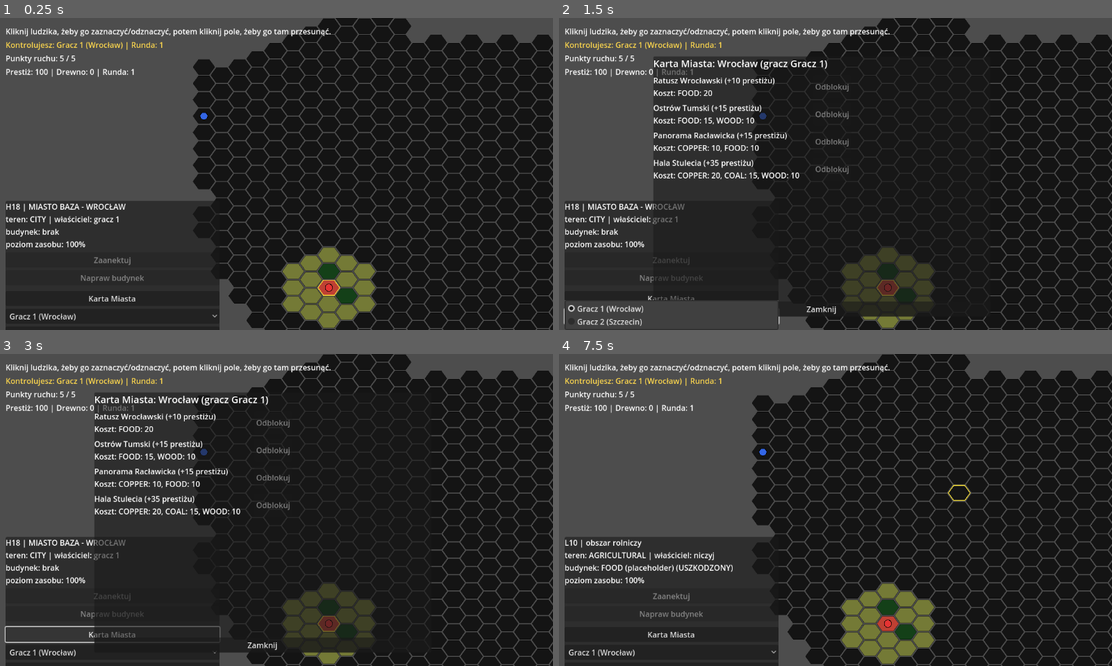
Above: before the commit, frames 1-4 (two rows, left to right).
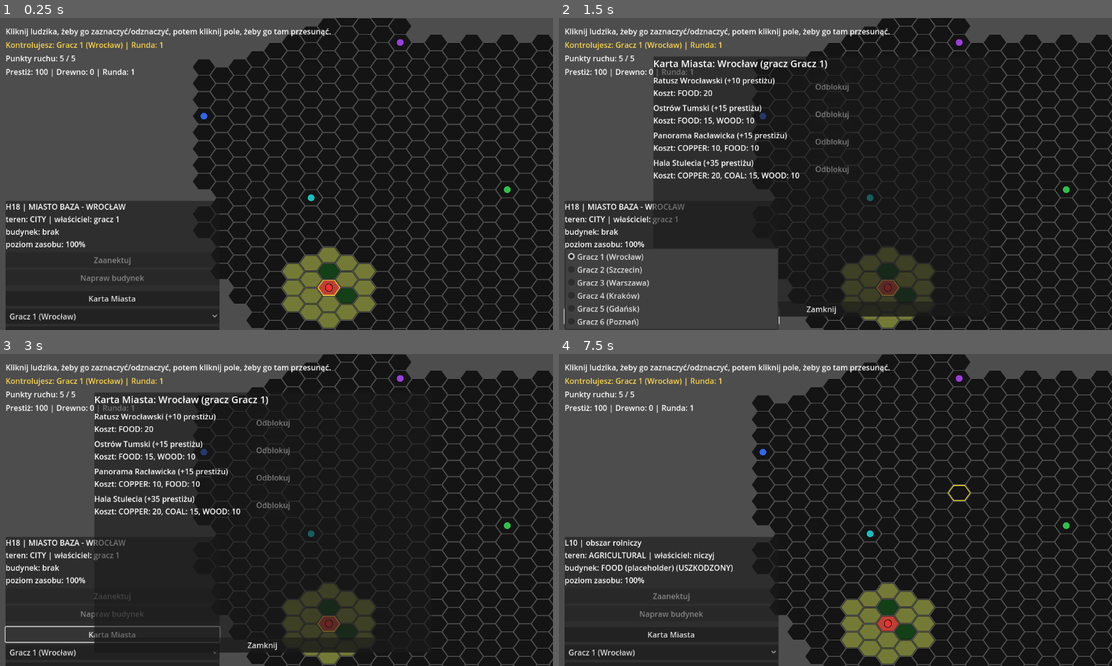
Above: after the commit, the same moments.

Repository: 7ymke/Hex-game
Game: Godot game, scene res://scenes/main.tscn
Same seed, same stepped clock (60 frames per second), same inputs: the game is played once before the commit and once after it.
Inputs (mouse positions are in pixels of both pictures, inside the frame that each line leads up to):
- Up to frame 1 (0.25 s): no input
- Up to frame 2 (1.5 s): click "Karta Miasta" at 0.5 s; click "Gracz 1 (Wrocław)" at 1.25 s
- Up to frame 3 (3 s): click "Zamknij" at 2 s; click "Karta Miasta" at 2.75 s
- Up to frame 4 (7.5 s): click "Gracz 1 (Wrocław)" at 3.5 s; click "Zamknij" at 4.25 s; click "Karta Miasta" at 5 s; click "Gracz 1 (Wrocław)" at 5.75 s; click "Zamknij" at 6.5 s; tap Enter at 7.25 s; move the mouse to (957, 494) at 7.27 s; click (957, 494) at 7.42 s

The runs differ from the first frame. In frame 1, less than 0.1% of the frame differs, in the area x 55-93%, y 6-59%; in frame 2, 4.7%, in the area x 1-93%, y 6-99%; in frame 3, less than 0.1%; in frame 4, less than 0.1%.

Commit message:
Rozszerz hotseat do pełnych 6 graczy (sekcja 7 GDD)
PLAYER_SETUP w game_map_controller.gd rejestruje teraz wszystkich 6 graczy
naraz - Wrocław, Szczecin, Warszawa, Kraków, Gdańsk, Poznań - każdy w
realnym mieście startowym z pełnej mapy Polski, z osobnym kolorem pionka.

Dodano komplety budynków Karty Miasta dla 4 nowych miast w
city_buildings_data.gd (Uniwersytet Warszawski, Zamek Królewski na Wawelu,
Stocznia Gdańska, Poznańskie Koziołki i inne - ten sam wzorzec kosztów/
prestiżu co dotychczasowe Wrocław/Szczecin).

Żadnych zmian w logice ruchu/mgły/akcji/tur/PvP nie było potrzeba - była
już napisana generycznie dla dowolnej liczby graczy (pętle po players/
player_ludziks, bez założenia "dokładnie dwóch"), więc rozszerzenie do 6
to wyłącznie dopisanie danych w tych dwóch plikach.

Co-Authored-By: Claude Sonnet 5 <noreply@anthropic.com>
Claude-Session: https://claude.ai/code/session_01SiqRxa1bs6Fm63c4EhJD3q

Diff:
--- a/godot_project/resources/city_buildings_data.gd
+++ b/godot_project/resources/city_buildings_data.gd
@@ -4,10 +4,8 @@
 ## charakterystycznych dla danego miasta... nie pojawiają się na mapie
 ## heksów - to osobny, wewnętrzny system rozwoju miasta").
 ##
-## Na razie zdefiniowane dla miast startowych faktycznie obecnych w
-## bieżącym wycinku mapy (Faza 1 - tylko Pomorze Zachodnie + Dolny Śląsk,
-## patrz README). Dodaj kolejne miasta tutaj w miarę rozszerzania KML o
-## resztę Polski (Warszawa, Kraków, Gdańsk... - przykłady z sekcji 7 GDD).
+## Zdefiniowane dla wszystkich 6 miast startowych z sekcji 7 GDD, obecnych
+## jako heksy typu "city" w pełnej mapie Polski (data/map_data.json).
 ##
 ## Koszty celowo używają różnych typów zasobów rozsianych po mapie (gaz,
 ## miedź, węgiel, drewno z lasu, żywność, nikiel, uran), żeby skompletowanie
@@ -21,6 +19,14 @@
 			return _wroclaw()
 		"Szczecin":
 			return _szczecin()
+		"Warszawa":
+			return _warszawa()
+		"Kraków":
+			return _krakow()
+		"Gdańsk":
+			return _gdansk()
+		"Poznań":
+			return _poznan()
 		_:
 			return []
 
@@ -80,3 +86,107 @@
 		),
 	]
 	return list
+
+
+static func _warszawa() -> Array[Building]:
+	var list: Array[Building] = [
+		_make("Stare Miasto", {HexData.ResourceType.FOOD: 20.0}, 10),
+		_make(
+			"Zamek Królewski",
+			{HexData.ResourceType.FOOD: 15.0, HexData.ResourceType.WOOD: 10.0},
+			15
+		),
+		_make(
+			"Pałac Kultury i Nauki",
+			{HexData.ResourceType.FOOD: 10.0, HexData.ResourceType.COAL: 10.0},
+			15
+		),
+		_make(
+			"Uniwersytet Warszawski",
+			{
+				HexData.ResourceType.COPPER: 15.0,
+				HexData.ResourceType.COAL: 15.0,
+				HexData.ResourceType.GAS: 10.0,
+			},
+			35
+		),
+	]
+	return list
+
+
+static func _krakow() -> Array[Building]:
+	var list: Array[Building] = [
+		_make("Sukiennice", {HexData.ResourceType.FOOD: 20.0}, 10),
+		_make(
+			"Kościół Mariacki",
+			{HexData.ResourceType.FOOD: 15.0, HexData.ResourceType.WOOD: 10.0},
+			15
+		),
+		_make(
+			"Kopiec Kościuszki",
+			{HexData.ResourceType.FOOD: 10.0, HexData.ResourceType.COAL: 10.0},
+			15
+		),
+		_make(
+			"Zamek Królewski na Wawelu",
+			{
+				HexData.ResourceType.COPPER: 20.0,
+				HexData.ResourceType.NICKEL: 10.0,
+				HexData.ResourceType.URANIUM: 5.0,
+			},
+			35
+		),
+	]
+	return list
+
+
+static func _gdansk() -> Array[Building]:
+	var list: Array[Building] = [
+		_make("Dwór Artusa", {HexData.ResourceType.FOOD: 20.0}, 10),
+		_make(
+			"Bazylika Mariacka",
+			{HexData.ResourceType.FOOD: 15.0, HexData.ResourceType.WOOD: 10.0},
+			15
+		),
+		_make(
+			"Żuraw Gdański",
+			{HexData.ResourceType.FOOD: 10.0, HexData.ResourceType.GAS: 10.0},
+			15
+		),
+		_make(
+			"Stocznia Gdańska",
+			{
+				HexData.ResourceType.COAL: 15.0,
+				HexData.ResourceType.COPPER: 15.0,
+				HexData.ResourceType.GAS: 10.0,
+			},
+			35
+		),
+	]
+	return list
+
+
+static func _poznan() -> Array[Building]:
+	var list: Array[Building] = [
+		_make("Stary Rynek", {HexData.ResourceType.FOOD: 20.0}, 10),
+		_make(
+			"Ratusz Poznański",
+			{HexData.ResourceType.FOOD: 15.0, HexData.ResourceType.WOOD: 10.0},
+			15
+		),
+		_make(
+			"Ostrów Tumski",
+			{HexData.ResourceType.FOOD: 10.0, HexData.ResourceType.COAL: 10.0},
+			15
+		),
+		_make(
+			"Poznańskie Koziołki",
+			{
+				HexData.ResourceType.COPPER: 10.0,
+				HexData.ResourceType.NICKEL: 10.0,
+				HexData.ResourceType.URANIUM: 5.0,
+			},
+			35
+		),
+	]
+	return list
--- a/godot_project/scenes/game_map_controller.gd
+++ b/godot_project/scenes/game_map_controller.gd
@@ -3,13 +3,15 @@
 ## pathfindingiem i mgłą, zaznaczanie/odznaczanie ludzików, wybór aktywnego
 ## gracza wprost z listy, Karta Miasta i przejęcie terytorium PvP.
 ##
-## Hotseat: 2 graczy na jednym ekranie. Gracz 1 startuje we Wrocławiu (H18),
-## gracz 2 w Szczecinie (A7). Pełna mapa Polski (data/map_data.json) ma już
-## WSZYSTKIE 6 miast startowych z sekcji 7 GDD jako realne heksy typu "city"
-## (Wrocław H18, Szczecin A7, Warszawa R12, Kraków O22, Gdańsk L3, Poznań
-## G12) - dopisanie graczy 3-6 do PLAYER_SETUP niżej (+ kolorów, + danych w
-## city_buildings_data.gd) wystarczy, żeby dojść do pełnej skali multiplayer
-## z sekcji 7 GDD; na razie hotseat testujemy na 2 graczach.
+## Hotseat: do 6 graczy na jednym ekranie (sekcja 7 GDD: "Skala multiplayer:
+## 6 graczy jednocześnie na jednej mapie, każdy w innym mieście startowym").
+## Pełna mapa Polski (data/map_data.json) ma wszystkie 6 miast startowych
+## jako realne heksy typu "city": Wrocław (H18), Szczecin (A7), Warszawa
+## (R12), Kraków (O22), Gdańsk (L3), Poznań (G12) - PLAYER_SETUP niżej
+## rejestruje wszystkich naraz. Dodanie kolejnego gracza w przyszłości (np.
+## po rozszerzeniu mapy o nowe miasto) to tylko nowy wpis tutaj + budynki w
+## city_buildings_data.gd - reszta (ruch, mgła, tury, PvP) jest już
+## napisana generycznie dla dowolnej liczby graczy.
 ##
 ## Model danych `player_ludziks: player_id -> Array[Ludzik]` (zamiast
 ## pojedynczego węzła na gracza) jest tak zaprojektowany, żeby przyszły
@@ -32,9 +34,15 @@
 const VISION_RADIUS = GameBalance.VISION_RADIUS
 
 ## Gracze startowi hotseat - id, nazwa, miasto, heks bazowy, kolor pionka.
+## Wszystkie 6 miast z sekcji 7 GDD - usuń wpisy stąd, żeby zagrać w mniejszym
+## składzie (reszta kodu nie zakłada konkretnej liczby graczy).
 const PLAYER_SETUP = [
 	{"id": 1, "name": "Gracz 1", "city": "Wrocław", "start_hex": "H18", "color": Color(0.9, 0.2, 0.2)},
 	{"id": 2, "name": "Gracz 2", "city": "Szczecin", "start_hex": "A7", "color": Color(0.2, 0.4, 0.9)},
+	{"id": 3, "name": "Gracz 3", "city": "Warszawa", "start_hex": "R12", "color": Color(0.2, 0.75, 0.3)},
+	{"id": 4, "name": "Gracz 4", "city": "Kraków", "start_hex": "O22", "color": Color(0.95, 0.6, 0.1)},
+	{"id": 5, "name": "Gracz 5", "city": "Gdańsk", "start_hex": "L3", "color": Color(0.6, 0.25, 0.85)},
+	{"id": 6, "name": "Gracz 6", "city": "Poznań", "start_hex": "G12", "color": Color(0.1, 0.75, 0.75)},
 ]
 
 @onready var hex_map_view: HexMapView = $HexMapView
Not shown, changed: godot_project/README.md
